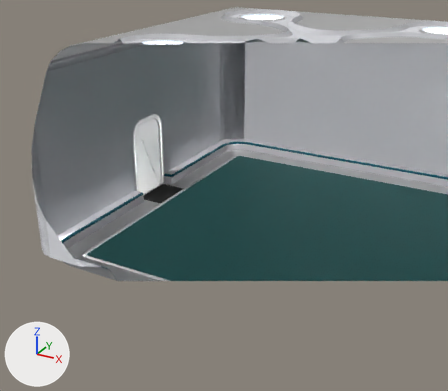
One commit to the Blender file environment/abandoned_spaceship/abandoned_spaceship_lab_room.blend: the scene before it, then after it.
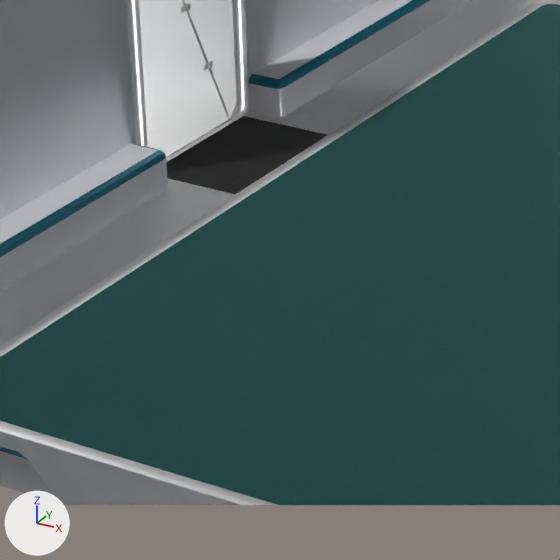
Each version appears first whole from a 50 mm lens placed at (5.43, -14.29, 7.53), pointed at (-1.32, -2.03, 1.4), and next in a close-up on the part from 23% to 54% of the width and 40% to 75% of the height. Lighting does not change. The marker at lower left points along +X, +Y and +Z. The older version's two pictures come first. Everything nearer to the camera than a plane just in front of the edit is cut away.

The scene before the commit, as lines of its bpy script (objects in view):
```python
me_cube_001 = bpy.data.meshes.new('Cube.001')
me_cube_001.from_pydata(...)  # 1428 vertices, 1090 faces; spans x -5.3..5.0, y -5.0..5.0, z 0.0..5.1
me_cube_001.polygons.foreach_set('use_smooth', [True] * 1090)
me_cube_001.materials.append(mat_aluminum_flat)
me_cube_001.materials.append(mat_plastic_walls)
me_cube_001.materials.append(mat_plastic_corners)
me_cube_001.materials.append(mat_plastic_footstall)
me_cube_001.materials.append(mat_plastic_edge)
me_cube_001.materials.append(mat_plastic_topedge)
me_cube_001.materials.append(mat_flood_lamps)
me_cube_001.materials.append(mat_aluminum_longth)
me_cube_001.materials.append(mat_hex_floor)  # its picture is missing
me_cube_001.materials.append(mat_throwrug)  # its picture is missing
ob_door_half_open = bpy.data.objects.new('Door.Half.Open', None)
ob_door_half_open.location = (-5.1, 0.0, 0.0)
ob_door_half_open.rotation_euler = (0.0, 0.0, 1.571)  # degrees (0, 0, 90)
ob_door_half_open.instance_type = 'COLLECTION'
ob_door_half_open.instance_collection = col_door_half_open
ob_room = bpy.data.objects.new('Room', me_cube_001)
ob_room.location = (0.0, 0.0, 0.0)
```
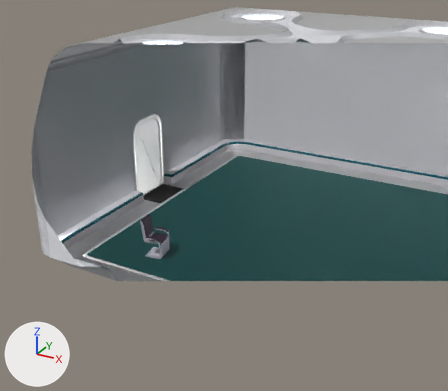
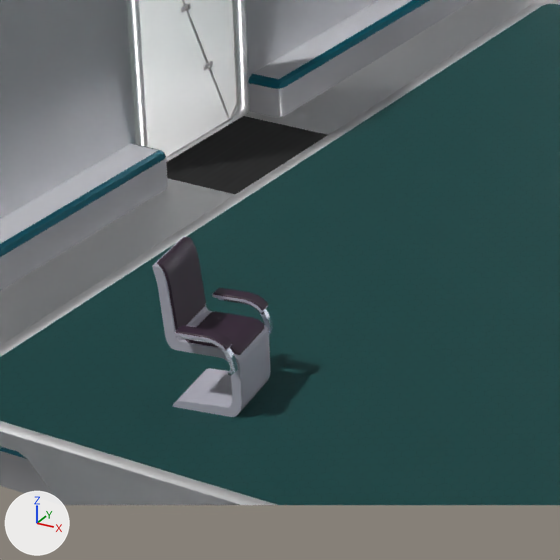
Changed parts and their boxes (x1, y1, x2, y2) in the close-ups (560 x 560 px):
'Chair', added
    after: (152, 236, 273, 417)

Edits to the bpy script that builds the scene:
```text
Add mat_plastic:
    mat_plastic = bpy.data.materials.new('Plastic')
    # colours: white #dad9e7
    # uses the picture img_aluminum2_n_png_001
Add mat_metal:
    mat_metal = bpy.data.materials.new('Metal')
    # colours: white #eaf4ff
    # uses the picture img_aluminum2_n_png_001
Add col_chair:
    col_chair = bpy.data.collections.new('Chair')
    col_chair.objects.link(ob_chairbase)
    col_chair.objects.link(ob_armpad_shaft)
    col_chair.objects.link(ob_armpad_r)
    col_chair.objects.link(ob_armpad_frame_r)
    col_chair.objects.link(ob_armpad_l)
    col_chair.objects.link(ob_armpad_frame_l)
Add ob_chair:
    ob_chair = bpy.data.objects.new('Chair', None)
    ob_chair.location = (-2.6, -3.2, 0.0)
    ob_chair.rotation_euler = (0.0, 0.0, 1.745)  # degrees (0, 0, 100)
    ob_chair.instance_type = 'COLLECTION'
    ob_chair.instance_collection = col_chair
Add ob_armpad_l:
    ob_armpad_l = bpy.data.objects.new('Armpad.L', me_beziercurve)  # 90 vertices, 84 faces; spans x -0.025..0.06, y -0.343..0.0, z -0.05..0.05; in mat_softpad (its picture is missing)
    ob_armpad_l.parent = ob_armpad_frame_l
    ob_armpad_l.location = (-0.27, 0.11, 0.56)
    ob_armpad_l.rotation_euler = (0.0, 1.571, 0.0)  # degrees (0, 90, 0)
Add ob_armpad_frame_l:
    ob_armpad_frame_l = bpy.data.objects.new('Armpad.Frame.L', me_beziercurve_001)  # 52 vertices, 48 faces; spans x -0.01..0.21, y -0.379..-0.02, z -0.02..0.02
    ob_armpad_frame_l.parent = ob_armpad_shaft
    ob_armpad_frame_l.location = (0.27, 0.11, 0.55)
    ob_armpad_frame_l.rotation_euler = (0.0, 1.571, 0.0)  # degrees (0, 90, 0)
Add ob_armpad_shaft:
    ob_armpad_shaft = bpy.data.objects.new('Armpad.Shaft', me_cylinder_001)  # an 8-sided cylinder along z spanning x -0.015..0.015, y -0.015..0.015, z -0.3..0.3
    ob_armpad_shaft.location = (0.0, -0.24, 0.35)
    ob_armpad_shaft.rotation_euler = (0.0, 1.571, 0.0)  # degrees (0, 90, 0)
Add ob_armpad_frame_r:
    ob_armpad_frame_r = bpy.data.objects.new('Armpad.Frame.R', me_beziercurve_001)  # 52 vertices, 48 faces; spans x -0.01..0.21, y -0.379..-0.02, z -0.02..0.02
    ob_armpad_frame_r.parent = ob_armpad_shaft
    ob_armpad_frame_r.location = (-0.27, 0.11, 0.55)
    ob_armpad_frame_r.rotation_euler = (0.0, 1.571, 0.0)  # degrees (0, 90, 0)
Add ob_chairbase:
    ob_chairbase = bpy.data.objects.new('ChairBase', me_béziercurve)  # 172 vertices, 170 faces; spans x -0.965..0.0, y -0.27..0.28, z -0.22..0.22; in mat_softpad (its picture is missing); modifiers BOOLEAN
    ob_chairbase.location = (0.0, 0.0, 0.0)
    ob_chairbase.rotation_euler = (0.0, 1.571, 0.0)  # degrees (0, 90, 0)
Add ob_armpad_r:
    ob_armpad_r = bpy.data.objects.new('Armpad.R', me_beziercurve)  # 90 vertices, 84 faces; spans x -0.025..0.06, y -0.343..0.0, z -0.05..0.05; in mat_softpad (its picture is missing)
    ob_armpad_r.parent = ob_armpad_frame_r
    ob_armpad_r.location = (-0.27, 0.11, 0.56)
    ob_armpad_r.rotation_euler = (0.0, 1.571, 0.0)  # degrees (0, 90, 0)
```
